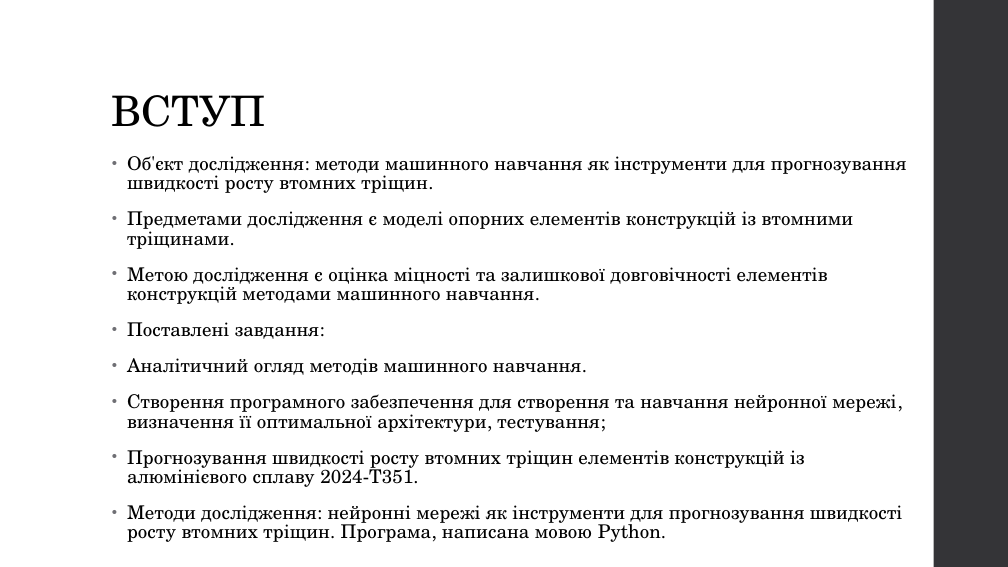
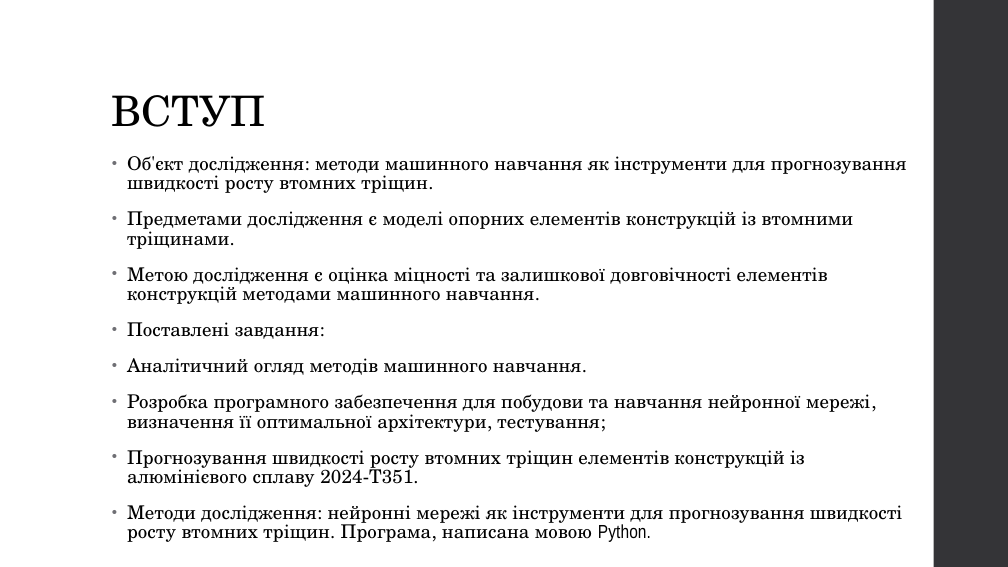
Before and after one commit to Romchyk-S/Thesis, a slide deck: slide 2 of Застосування методів машинного навчання для прогнозування елементів конструкцій.pptx. Drawn at 1008x567 pixels with LibreOffice and Linux fonts; fonts in the diff are those of the drawing. Boxes give left, top, right and bottom in pixels: in the first picture for what was removed or moved away, otherwise in the second. Text is boxed around its words. In the diff, an @@ line names an element or a change of style, - is before the commit and + after.

```diff
--- a/Застосування методів машинного навчання для прогнозування елементів конструкцій.pptx
+++ b/Застосування методів машинного навчання для прогнозування елементів конструкцій.pptx
@@ text at (127,394,870,432): text changed @@
-• Створення програмного забезпечення для створення та навчання нейронної мережі, визначення її оптимальної архітектури, тестування;
+• Розробка програмного забезпечення для побудови та навчання нейронної мережі, визначення її оптимальної архітектури, тестування;
@@ text at (127,505,902,542): font TeX Gyre Schola to Arial Narrow in "Python." @@
```
Also in this commit, not shown: 5 other slides changed, 14 other files.
